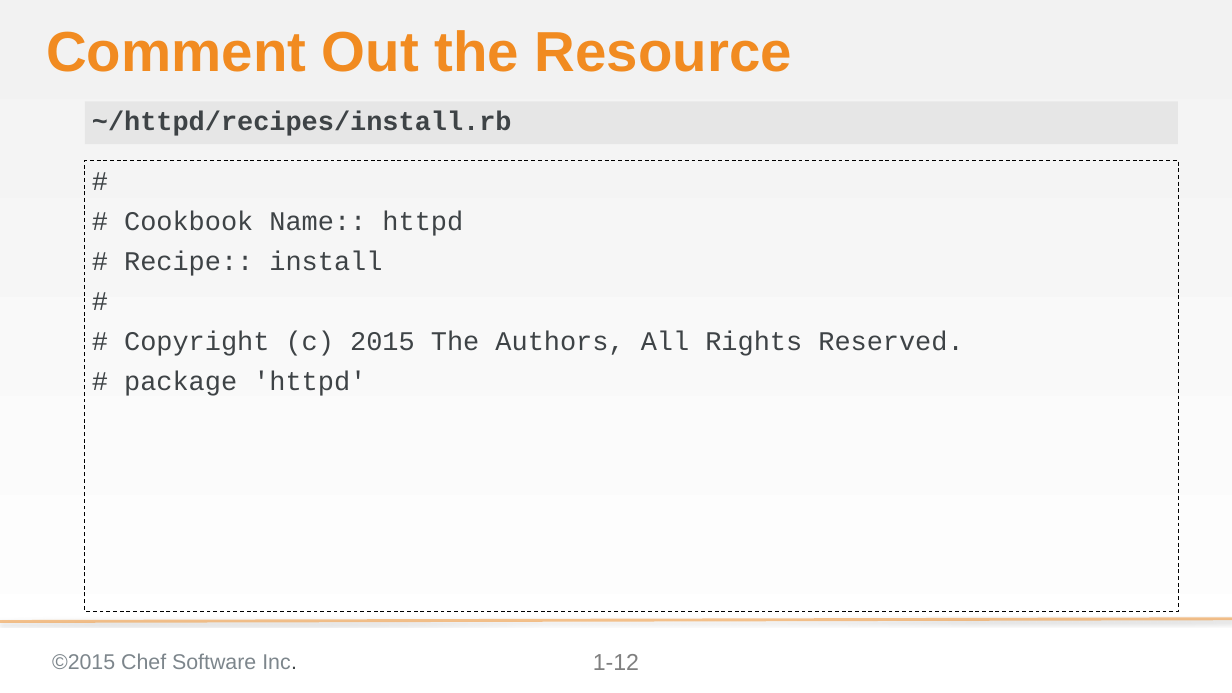
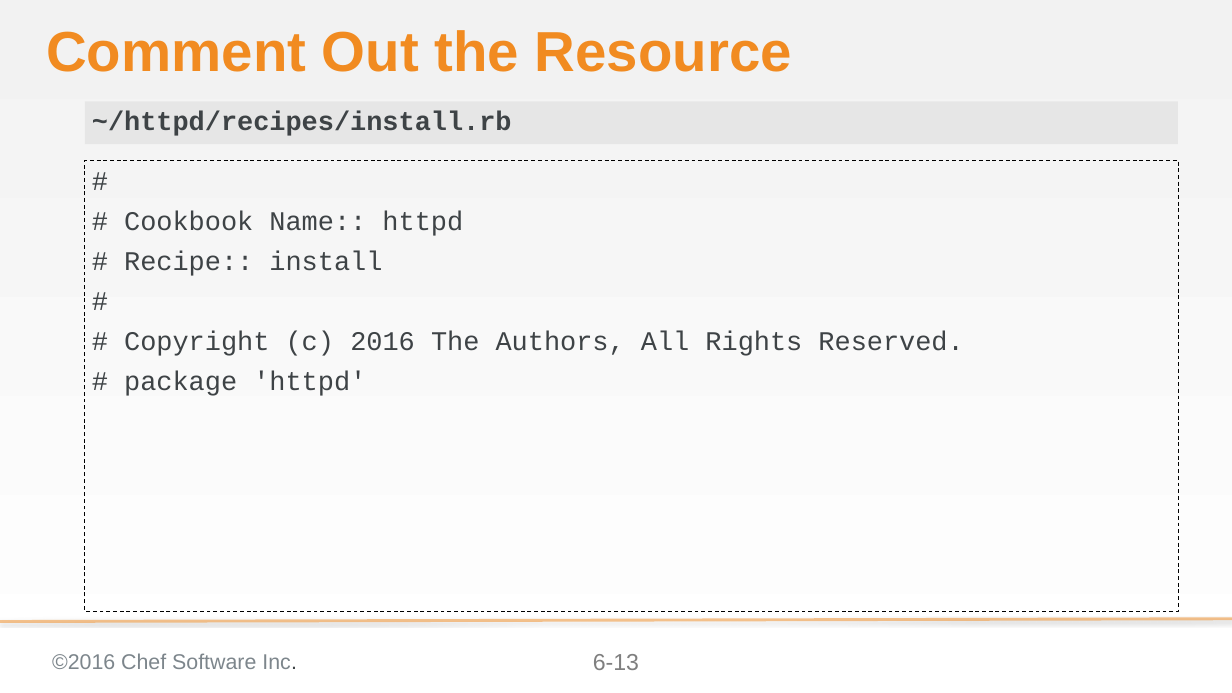
Before and after one commit to chef-training/test_driven_cookbook_development, a slide deck: slide 13 of 06-testing_resources_in_recipes.pptx (slide 12 before the commit). Drawn at 1232x693 pixels with LibreOffice and Linux fonts; fonts in the diff are those of the drawing; background and template pictures are left out. Boxes give left, top, right and bottom in pixels: in the first picture for what was removed or moved away, otherwise in the second. Text is boxed around its words. In the diff, an @@ line names an element or a change of style, - is before the commit and + after.

```diff
--- a/06-testing_resources_in_recipes.pptx
+++ b/06-testing_resources_in_recipes.pptx
@@ text at (x1=124, y1=331, x2=963, y2=356): text changed @@
-# Copyright (c) 2015 The Authors, All Rights Reserved.
+# Copyright (c) 2016 The Authors, All Rights Reserved.
@@ text at (x1=52, y1=653, x2=297, y2=669): text changed @@
-©2015 Chef Software Inc.
+©2016 Chef Software Inc.
@@ page number at (x1=593, y1=654, x2=639, y2=670): text changed @@
-1-12
+6-13
```
Also in this commit, not shown: 22 other slides changed, 3 slides added.
